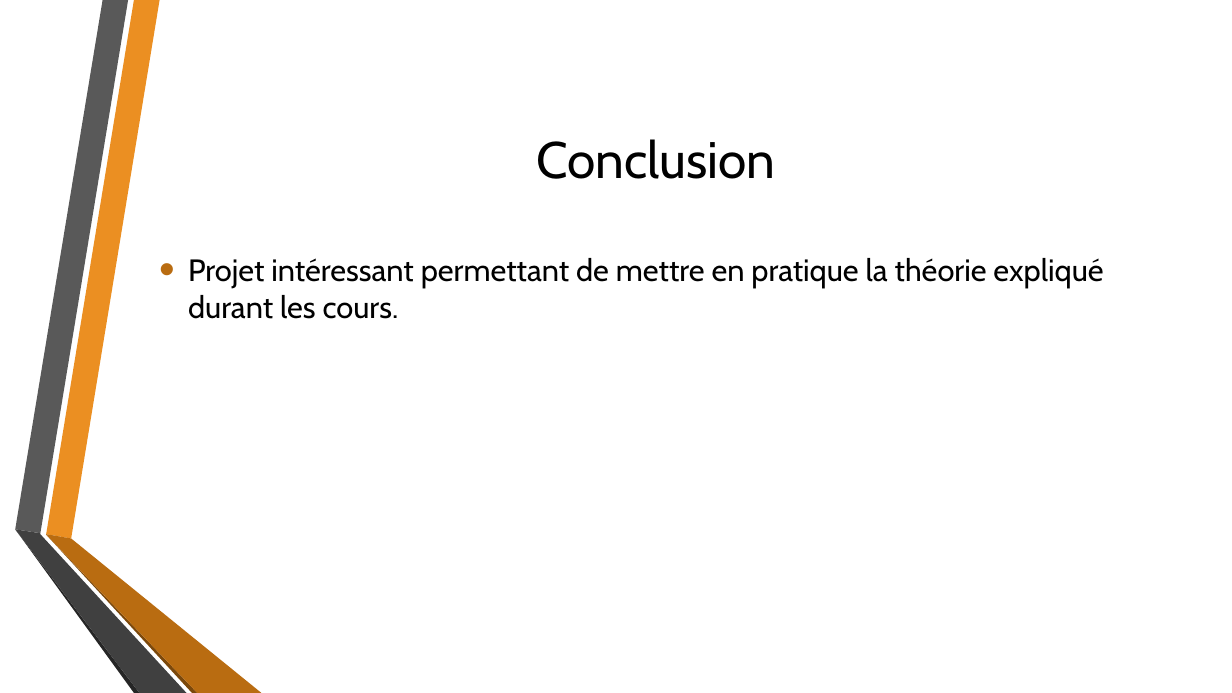
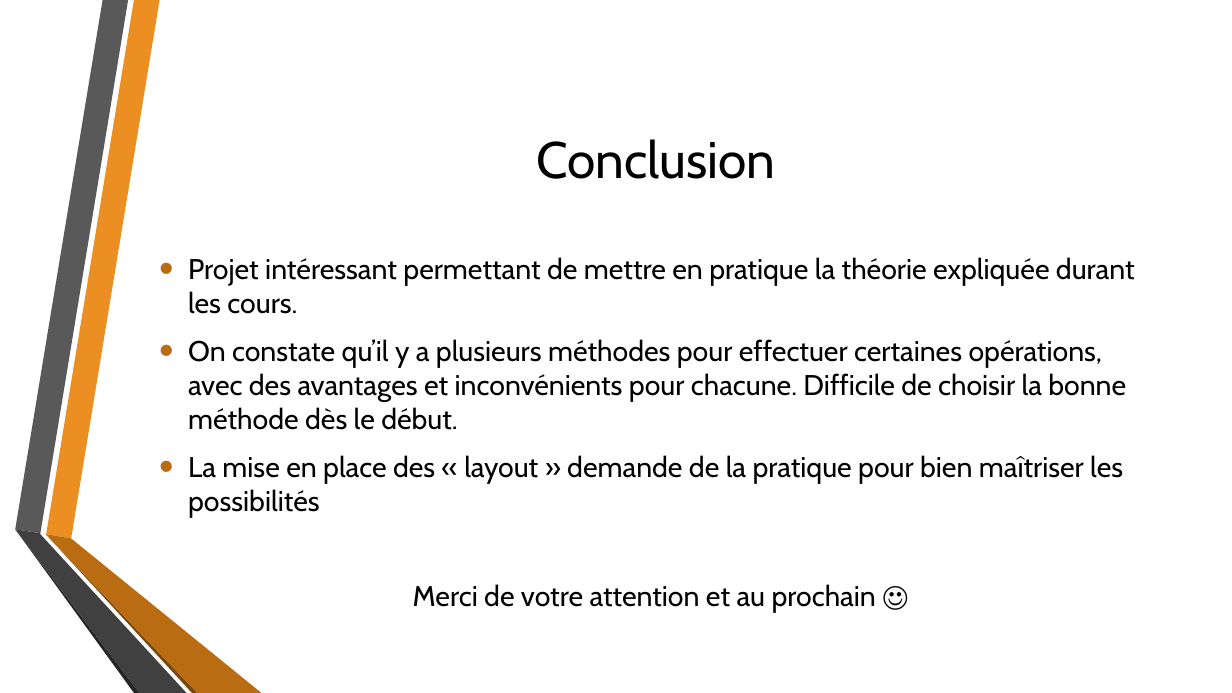
Before and after one commit to jefschaerz/CAS-DAR_MWS-IPGeolocation, a slide deck: slide 9 of 0_Présentation - IP-Locator.pptx (slide 8 before the commit). Drawn at 1232x693 pixels with LibreOffice and Linux fonts; fonts in the diff are those of the drawing; background and template pictures are left out. Boxes give left, top, right and bottom in pixels: in the first picture for what was removed or moved away, otherwise in the second. Text is boxed around its words. In the diff, an @@ line names an element or a change of style, - is before the commit and + after.

```diff
--- a/0_Présentation - IP-Locator.pptx
+++ b/0_Présentation - IP-Locator.pptx
@@ text at (x1=188, y1=257, x2=1135, y2=613): text changed; size 24 to 22.2 pt @@
-• Projet intéressant permettant de mettre en pratique la théorie expliqué durant les cours.
+• Projet intéressant permettant de mettre en pratique la théorie expliquée durant les cours.
+• On constate qu’il y a plusieurs méthodes pour effectuer certaines opérations, avec des avantages et inconvénients pour chacune. Difficile de choisir la bonne méthode dès le début.
+• La mise en place des « layout » demande de la pratique pour bien maîtriser les possibilités
+Merci de votre attention et au prochain ☺
```
Also in this commit, not shown: 6 other slides changed, 1 slide added, 1 slide removed, 5 other files.
